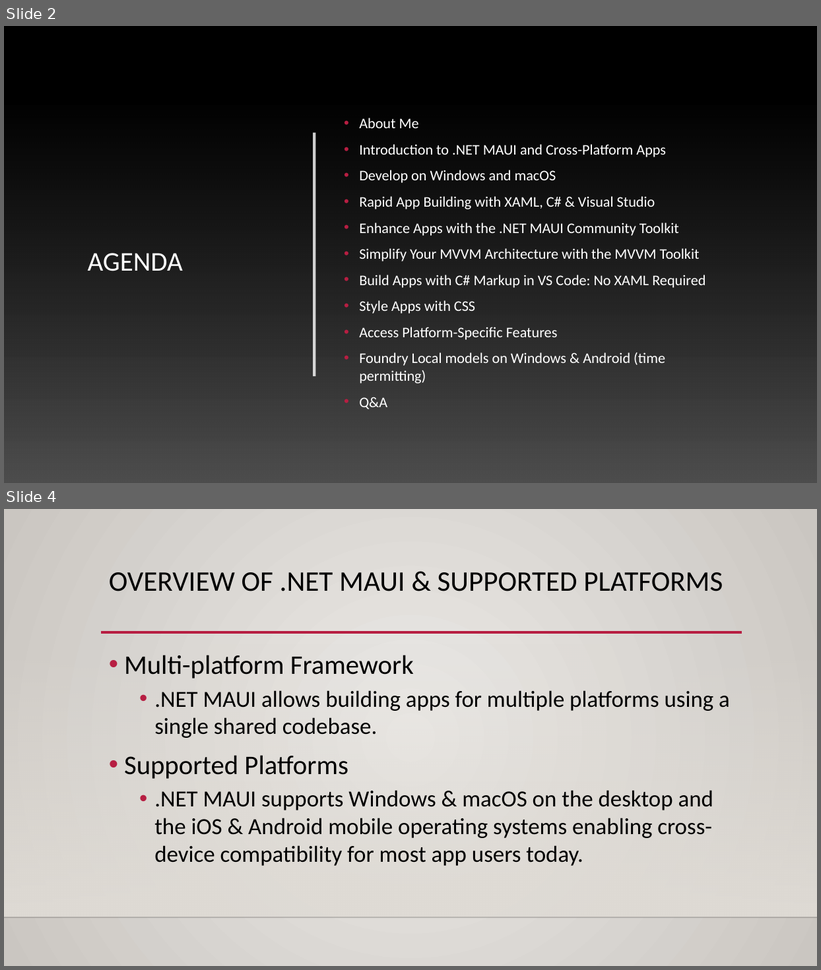
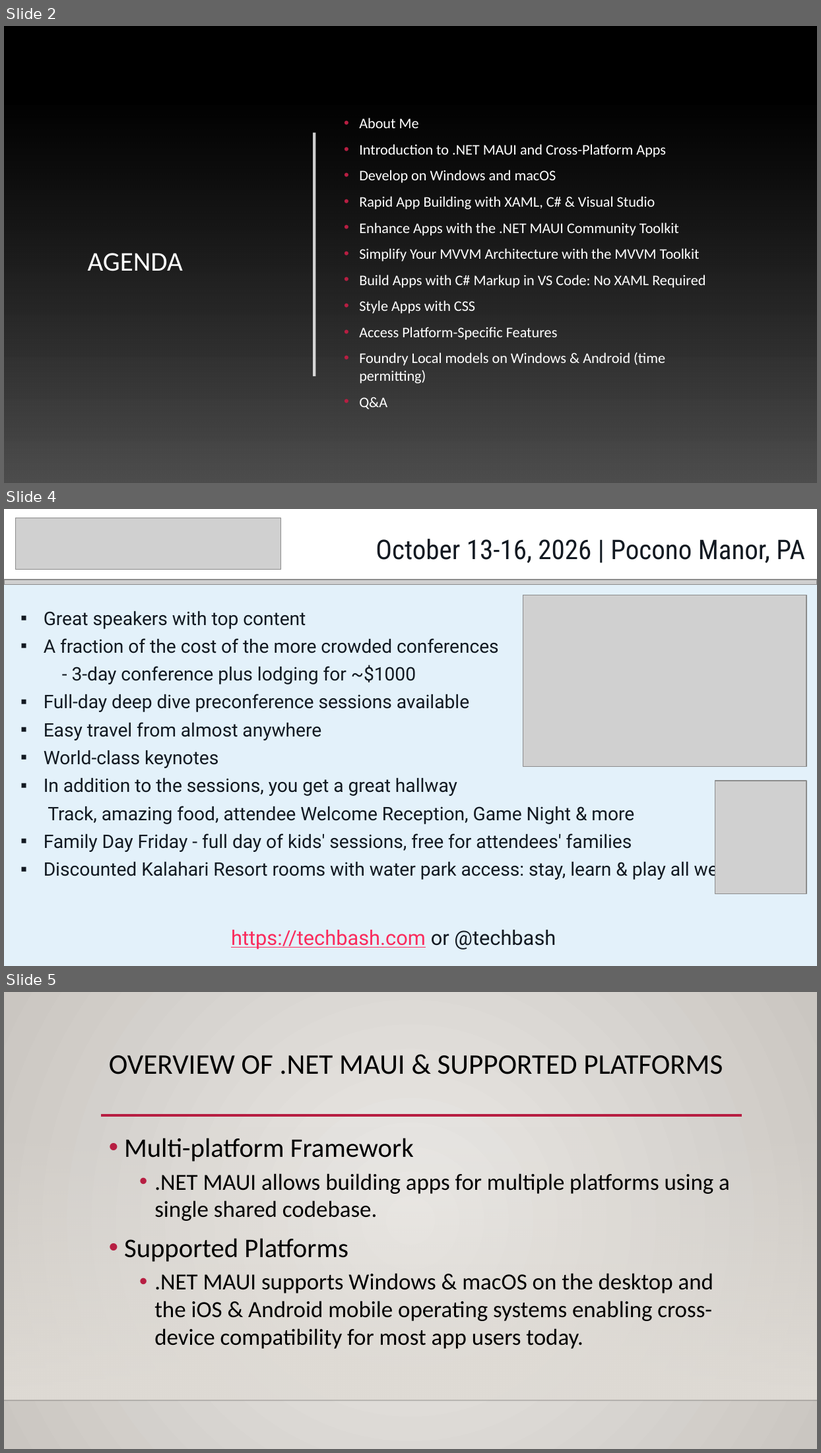
Before and after one commit to alvinashcraft/speaking, a slide deck: 2026/0115_CodeMash/Maui Toolkit/Create Multi-Platform Apps with .NET.pptx. Shown one above the other, each under a label of ours: slides 2 and 4 before the commit, slides 2, 4 and 5 after it; the slides between them are not shown. The pictures are 821x970 and 821x1453 pixels, drawn with LibreOffice and Linux fonts; fonts in the diff are those of the drawing; grey boxes stand for pictures; background and template pictures are left out. Boxes give left, top, right and bottom in pixels: in the first picture for what was removed or moved away, otherwise in the second. Text is boxed around its words. In the diff, an @@ line names an element or a change of style, - is before the commit and + after.

Commit message:
Add techbash slide to codemash 2026 deck

```diff
--- a/2026/0115_CodeMash/Maui Toolkit/Create Multi-Platform Apps with .NET.pptx
+++ b/2026/0115_CodeMash/Maui Toolkit/Create Multi-Platform Apps with .NET.pptx
@@ slide 4 added at (x1=4, y1=509, x2=817, y2=966), background gradient #ECEAE7 to #CAC7C1; not listed: 2 template elements that a slide beside it also shows @@
@@ rectangle added at (x1=4, y1=509, x2=817, y2=579), fill #FFFFFF @@
@@ picture added at (x1=15, y1=518, x2=281, y2=569) @@
@@ text added at (x1=376, y1=539, x2=805, y2=563), 24 pt, text #121921 @@
+October 13-16, 2026 | Pocono Manor, PA
@@ rectangle added at (x1=4, y1=584, x2=817, y2=966), fill #E3F1FA @@
@@ picture added at (x1=4, y1=580, x2=817, y2=585) @@
@@ picture added at (x1=523, y1=595, x2=807, y2=767) @@
@@ text added at (x1=44, y1=611, x2=737, y2=881), 16.5 pt, text #121921 @@
+▪ Great speakers with top content
+▪ A fraction of the cost of the more crowded conferences
+- 3-day conference plus lodging for ~$1000
+▪ Full-day deep dive preconference sessions available
+▪ Easy travel from almost anywhere
+▪ World-class keynotes
+▪ In addition to the sessions, you get a great hallway
+Track, amazing food, attendee Welcome Reception, Game Night & more
+▪ Family Day Friday - full day of kids' sessions, free for attendees' families
+▪ Discounted Kalahari Resort rooms with water park access: stay, learn & play all week
@@ picture added at (x1=715, y1=780, x2=807, y2=894) @@
@@ text added at (x1=231, y1=930, x2=556, y2=950), 18 pt, text #FA2B5C, underline @@
+https://techbash.com or @techbash
@@ what was slide 4 is now slide 5 @@
```
